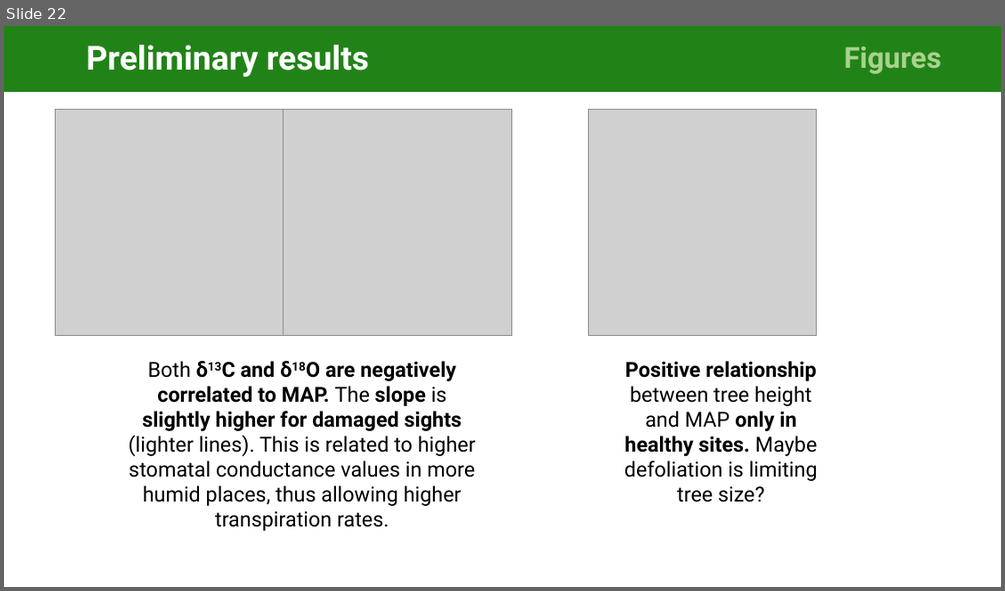
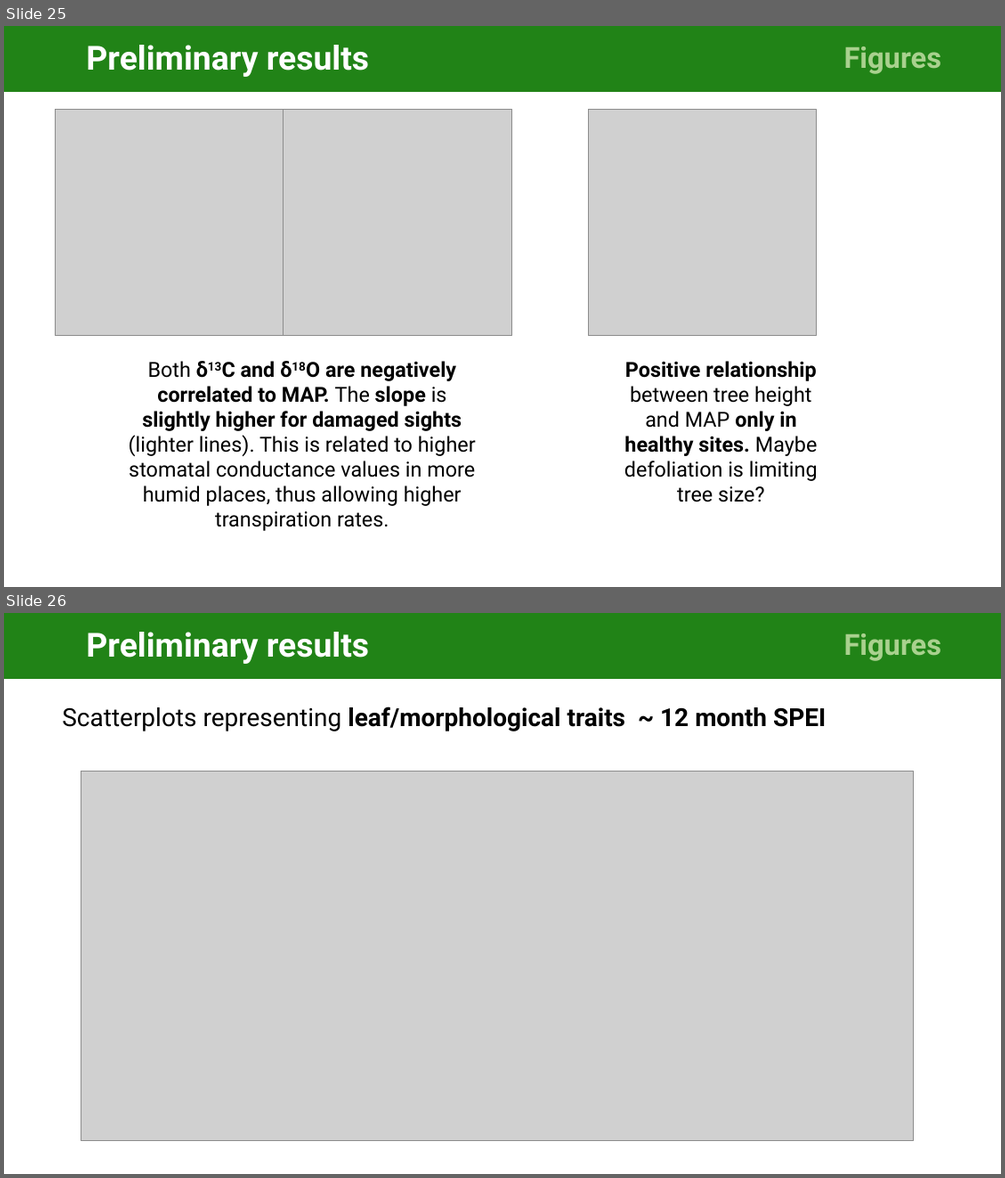
Before and after one commit to cris-fernandez/Tesis_Individuo, a slide deck: 06_ppts/exploratory_analysis_figures_v2-CFB.pptx. Shown one above the other, each under a label of ours: slide 22 before the commit, slides 25 and 26 after it. The pictures are 1005x591 and 1005x1178 pixels, drawn with LibreOffice and Linux fonts; fonts in the diff are those of the drawing; grey boxes stand for pictures. Boxes give left, top, right and bottom in pixels: in the first picture for what was removed or moved away, otherwise in the second. Text is boxed around its words. In the diff, an @@ line names an element or a change of style, - is before the commit and + after.

```diff
--- a/06_ppts/exploratory_analysis_figures_v2-CFB.pptx
+++ b/06_ppts/exploratory_analysis_figures_v2-CFB.pptx
@@ slide 26 added at [4, 613, 1001, 1174], background #FFFFFF @@
@@ title added at [4, 613, 797, 679], fill #218317, 32 pt, text #FFFFFF, bold @@
+Preliminary results
@@ rectangle added at [797, 613, 1001, 679], fill #218317, 28 pt, text #A9D18E, bold @@
+Figures
@@ text added at [62, 706, 825, 731], 24 pt, text #000000, bold @@
+  Scatterplots representing leaf/morphological traits ~ 12 month SPEI
@@ picture added at [81, 771, 914, 1141] @@
@@ what was slide 22 is now slide 25 @@
```
Also in this commit, not shown: 5 slides changed, 5 other slides added, 2 slides removed.
